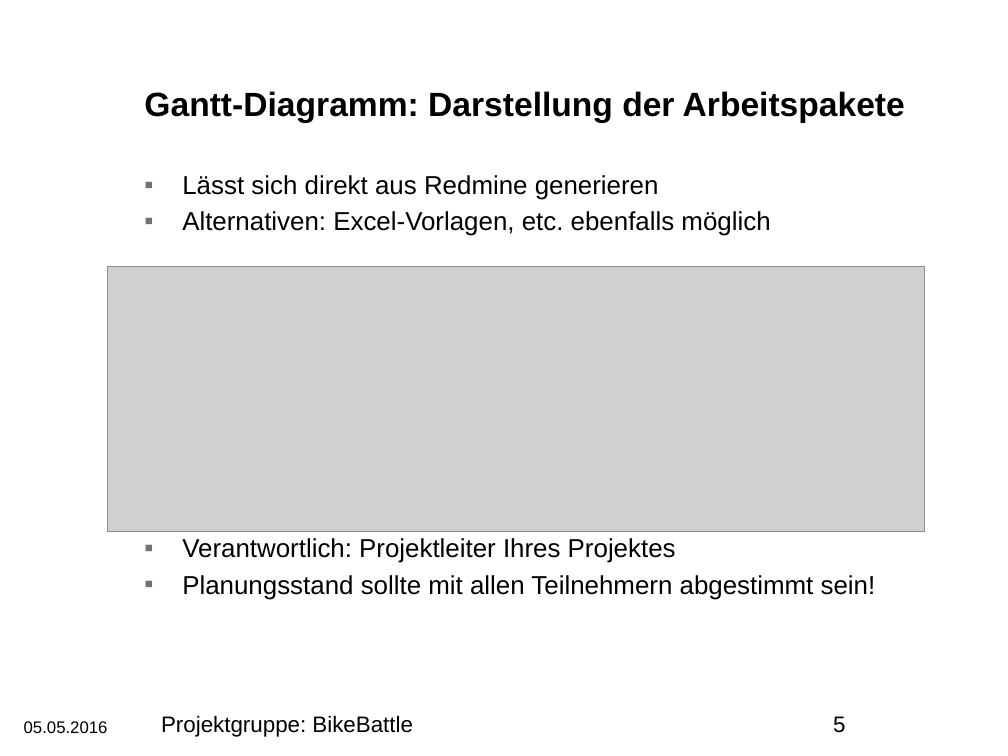
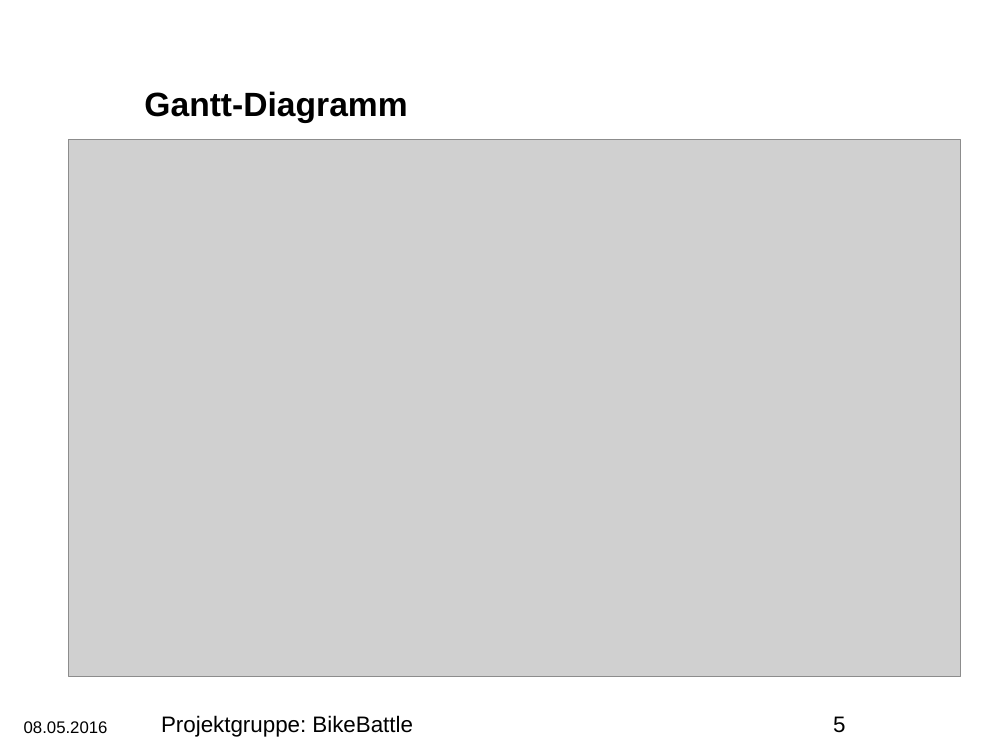
Before and after one commit to darenegade/BikeBattle, a slide deck: slide 5 of Zwischenpraesentation_bikebattle.pptm. Drawn at 1008x756 pixels with LibreOffice and Linux fonts; fonts in the diff are those of the drawing; grey boxes stand for pictures; background and template pictures are left out. Boxes give left, top, right and bottom in pixels: in the first picture for what was removed or moved away, otherwise in the second. Text is boxed around its words. In the diff, an @@ line names an element or a change of style, - is before the commit and + after.

```diff
--- a/Zwischenpraesentation_bikebattle.pptm
+++ b/Zwischenpraesentation_bikebattle.pptm
@@ title at [144, 91, 407, 123]: text changed @@
-Gantt-Diagramm: Darstellung der Arbeitspakete
+Gantt-Diagramm
@@ picture added at [69, 140, 960, 677] @@
@@ text removed at [182, 175, 876, 600] @@
-▪ Lässt sich direkt aus Redmine generieren
-▪ Alternativen: Excel-Vorlagen, etc. ebenfalls möglich
-▪ Verantwortlich: Projektleiter Ihres Projektes
-▪ Planungsstand sollte mit allen Teilnehmern abgestimmt sein!
@@ picture removed at [107, 267, 924, 532] @@
@@ text at [24, 721, 108, 733]: text changed @@
-05.05.2016
+08.05.2016
```
Also in this commit, not shown: 3 other slides changed.
